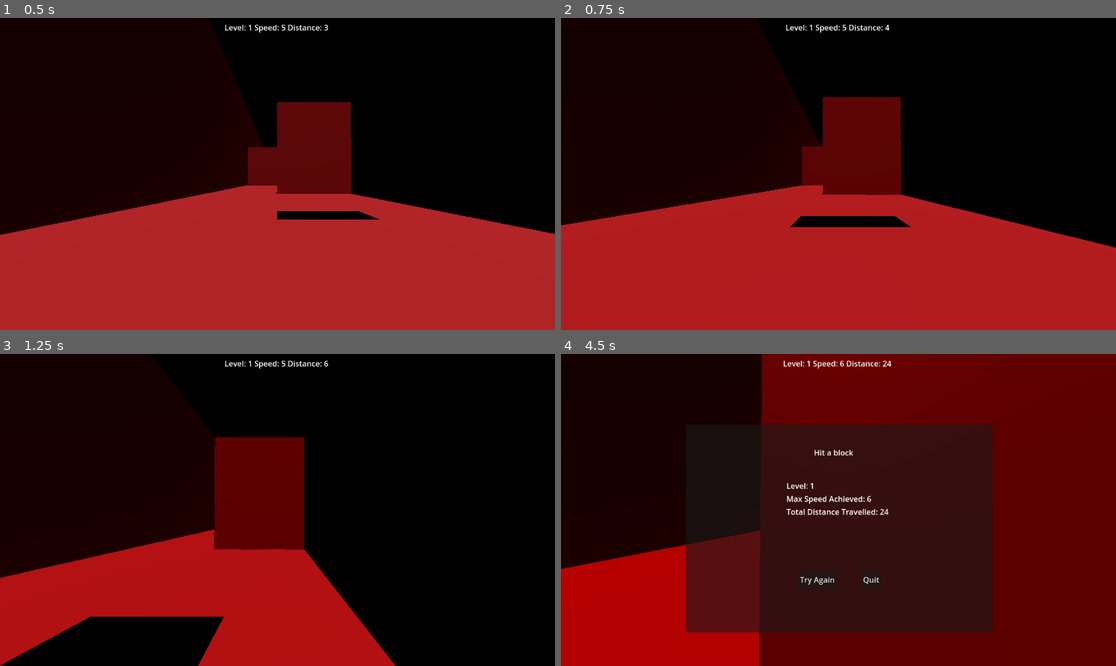
Above: before the commit, frames 1-4 (two rows, left to right).
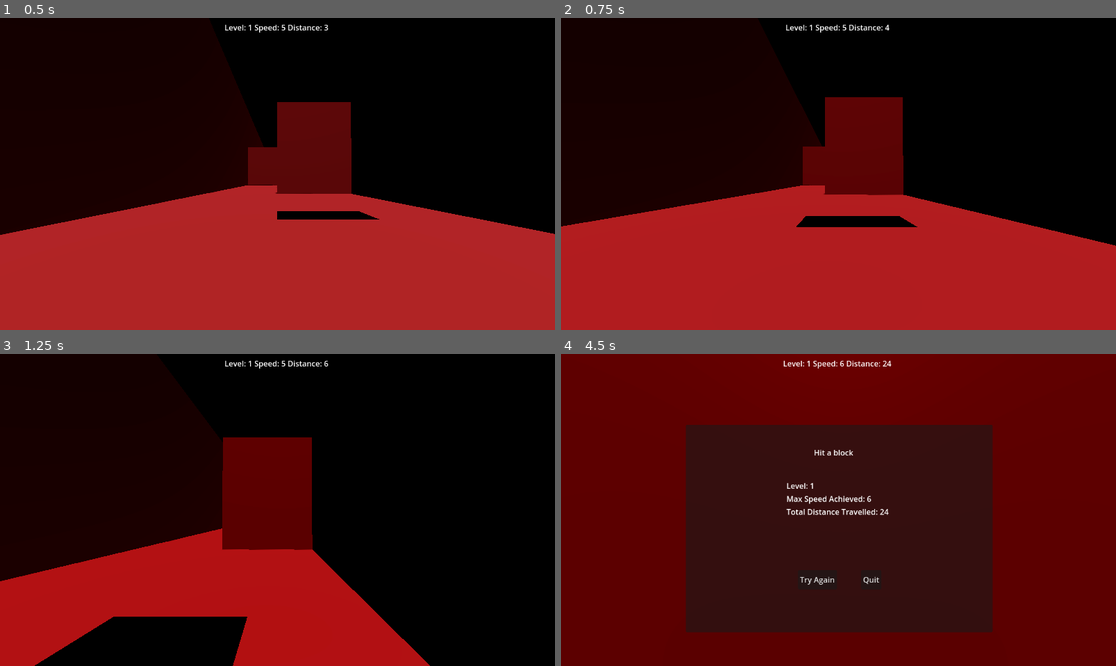
Above: after the commit, the same moments.

Repository: finalsabbath/3d-runner
Game: Godot game, scene res://scenes/world.tscn
Two runs of this game, one before a commit and one after it. Both use one fixed random seed, a clock stepped at 60 frames per second and the inputs below.
Inputs:
- Up to frame 1 (0.5 s): no input
- Up to frame 2 (0.75 s): hold Right (move_right) from 0.53 s (still down)
- Up to frame 3 (1.25 s): keep holding Right (move_right); tap Space (jump) at 0.77 s
- Up to frame 4 (4.5 s): release Right (move_right) at 1.28 s; hold Down (ui_down) 1.28-2.03 s; tap Space (jump) at 1.52, 3.02, 3.77 s; hold Right (move_right) 2.03-2.78 s; hold Up (ui_up) 2.78-3.53 s; hold Left (move_left) from 3.53 s (still down)

Frame 1 is identical in both runs. In frame 2, 0.5% of the frame differs, in the area x 0-100%, y 20-74%; in frame 3, 4.4%; in frame 4, 36%, in the area x 0-37%, y 0-100%.

Commit message:
move player speed to global.  Bump speed on level

Diff:
--- a/3d-runner/globals/game_stats.gd
+++ b/3d-runner/globals/game_stats.gd
@@ -6,3 +6,4 @@
 var levels: Array
 var distance: float = 0
 var terrain_velocity: float = 5.0
+var player_speed: float = 5.0
--- a/3d-runner/scenes/player.gd
+++ b/3d-runner/scenes/player.gd
@@ -1,6 +1,5 @@
 extends CharacterBody3D
 
-@export var speed = 8.0
 @export var fall_acceleration = 75
 @export var jump_impulse = 20
 @onready var slide_timer: Timer = $Slide
@@ -14,9 +13,9 @@
 	var input_dir := Input.get_vector("move_left", "move_right", "ui_up", "ui_down")
 	var direction := (transform.basis * Vector3(input_dir.x, 0, input_dir.y)).normalized()
 	if direction:
-		target_velocity.x = direction.x * speed
+		target_velocity.x = direction.x * GameStats.player_speed
 	else:
-		target_velocity.x = move_toward(target_velocity.x, 0, speed)
+		target_velocity.x = move_toward(target_velocity.x, 0, GameStats.player_speed)
 
 	if not is_on_floor():
 		target_velocity.y = target_velocity.y - (fall_acceleration * delta)
--- a/3d-runner/scenes/ui.gd
+++ b/3d-runner/scenes/ui.gd
@@ -22,10 +22,8 @@
 
 
 func _on_try_again_pressed() -> void:
-	print("retry button")
 	get_tree().paused = false
 	end_screen.hide()
-	GameStats.current_level = 0
 	EventBus.retry.emit()
 
 func _on_quit_pressed() -> void:
--- a/3d-runner/scenes/world.gd
+++ b/3d-runner/scenes/world.gd
@@ -36,6 +36,8 @@
 func retry() -> void:
 	GameStats.distance = 0
 	GameStats.terrain_velocity = GameStats.STARTING_SPEED
+	GameStats.current_level = 0
+	GameStats.player_speed = 5.0
 	get_tree().reload_current_scene()
 
 func _pulse(delta: float) -> void:
@@ -63,6 +65,7 @@
 func _set_level() -> void:
 		music.stream = load(GameStats.levels[GameStats.current_level].MUSIC)
 		music.play()
+		GameStats.player_speed += 2.0
 
 func _update_environment() -> void:
 	directional_light_3d.light_color = directional_light_3d.light_color.lerp(GameStats.levels[GameStats.current_level].COLOR, 0.01)
